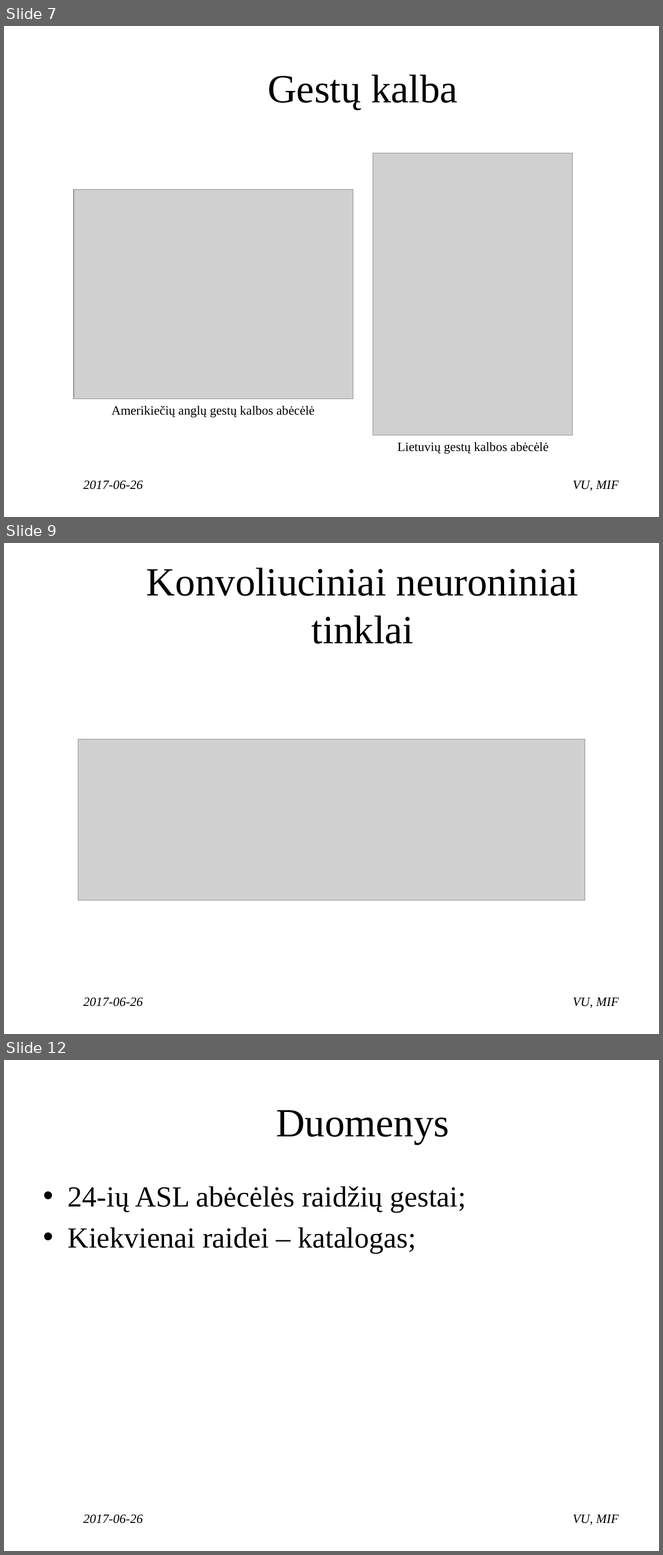
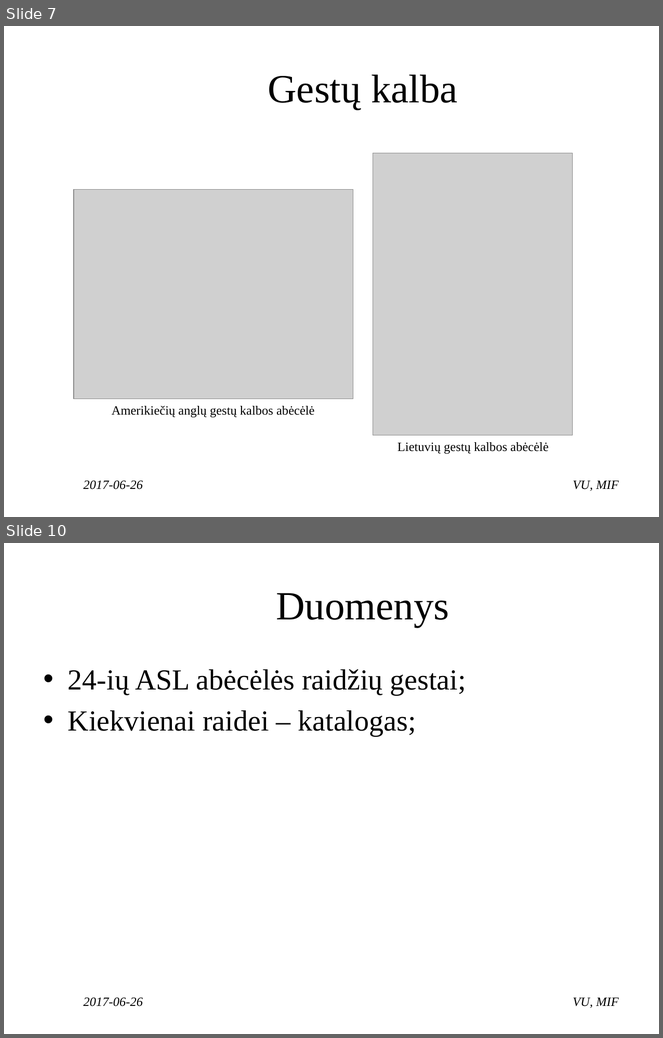
Before and after one commit to ambrazasp/Sign-Language-Recognition, a slide deck: Gestų kalbos atpažinimas naudojant internetinę kamerą.pptx. Shown one above the other, each under a label of ours: slides 7, 9 and 12 before the commit, slides 7 and 10 after it; the slides between them are not shown. The pictures are 663x1555 and 663x1038 pixels, drawn with LibreOffice and Linux fonts; fonts in the diff are those of the drawing; grey boxes stand for pictures; background and template pictures are left out. Boxes give left, top, right and bottom in pixels: in the first picture for what was removed or moved away, otherwise in the second. Text is boxed around its words. In the diff, an @@ line names an element or a change of style, - is before the commit and + after.

```diff
--- a/Gestų kalbos atpažinimas naudojant internetinę kamerą.pptx
+++ b/Gestų kalbos atpažinimas naudojant internetinę kamerą.pptx
@@ slide 9 removed at (4, 543, 659, 1034), background #FFFFFF @@
@@ title removed at (146, 567, 579, 644) @@
-Konvoliuciniai neuroniniai tinklai
@@ picture removed at (78, 739, 585, 900) @@
@@ text removed at (84, 997, 143, 1007) @@
-2017-06-26
@@ text removed at (573, 998, 619, 1008) @@
-VU, MIF
@@ what was slide 12 is now slide 10 @@
```
Also in this commit, not shown: 5 slides changed, 1 other slide removed.
